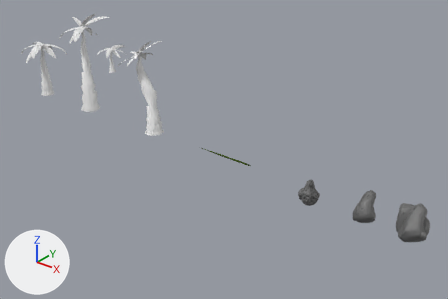
The Blender file Sources/morocco/props/plants/plants.blend, before and after one commit.
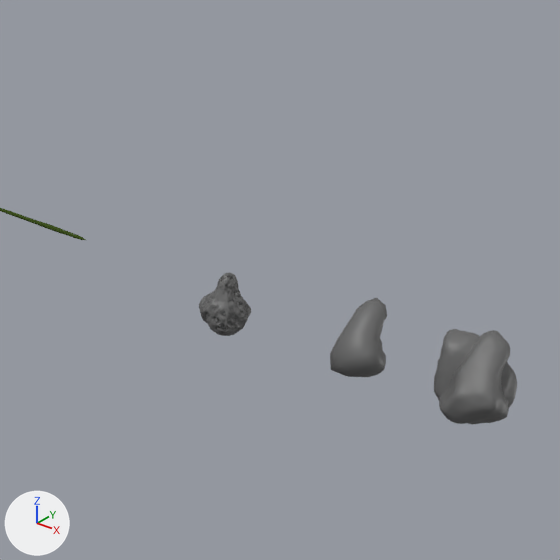
There are two pictures of each version: one whole from a 50 mm lens placed at (23.33, -16.08, 10.25), pointed at (9.3, 1.47, -0.63), one close up on the part from 48% to 100% of the width and 22% to 100% of the height. Lighting does not change. The marker at lower left points along +X, +Y and +Z. The last two pictures show the newer version.

In view in the first close-up: 'rock', 'rock.001', 'rock.002' and 1 more.
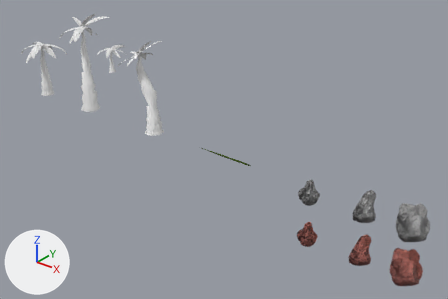
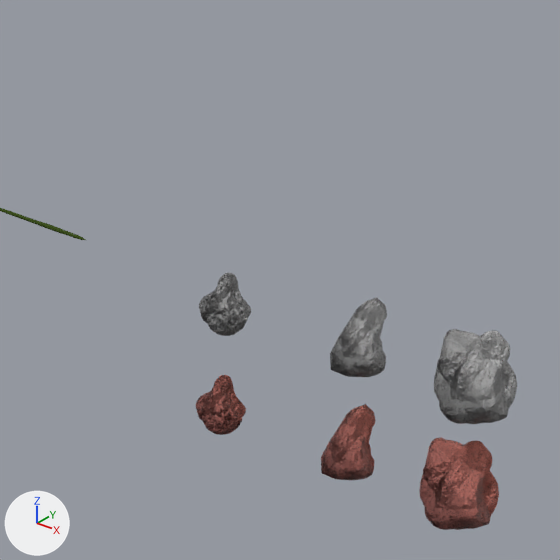
Commit message: improved rocks

Patch to the scene script:
```diff
--- a/Sources/morocco/props/plants/plants.blend.py
+++ b/Sources/morocco/props/plants/plants.blend.py
@@ mat_rock @@
 mat_rock = bpy.data.materials.new('rock')
-# nodes: BsdfPrincipled, OutputMaterial
-# colours: dark grey #676767
+# nodes: BsdfPrincipled, Bump, FloatCurve x2, Math, Mix x2, OutputMaterial, TexNoise, TexVoronoi x3, ValToRGB
+# colours: black #000000, white #ffffff, dark grey #323232
@@ mat_brownrock @@
+mat_brownrock = bpy.data.materials.new('brownrock')
+# nodes: BsdfPrincipled, Bump, FloatCurve, Math, Mix, OutputMaterial, TexNoise, TexVoronoi, ValToRGB
+# colours: brown #563431, pink #ff9b88, dark grey #323232
@@ me_rock_005 @@
+me_rock_005.from_pydata(...)  # 608 vertices, 1038 faces; spans x -0.525..0.494, y -0.512..0.522, z -0.595..0.595
+me_rock_005.polygons.foreach_set('use_smooth', [True] * 1038)
+me_rock_005.materials.append(mat_brownrock)
@@ me_rock_004 @@
+me_rock_004.from_pydata(...)  # 3074 vertices, 3072 faces; spans x -0.392..0.356, y -0.349..0.351, z -0.644..0.278
+me_rock_004.polygons.foreach_set('use_smooth', [True] * 3072)
+me_rock_004.materials.append(mat_brownrock)
@@ me_rock_003 @@
+me_rock_003.from_pydata(...)  # 98 vertices, 96 faces; spans x -0.285..0.448, y -0.46..0.355, z -0.521..0.507
+me_rock_003.polygons.foreach_set('use_smooth', [True] * 96)
+me_rock_003.materials.append(mat_brownrock)
@@ ob_rock_005 @@
+ob_rock_005 = bpy.data.objects.new('rock.005', me_rock_005)
+ob_rock_005.location = (17.76, 0.15, -1.77)
@@ ob_rock_004 @@
+ob_rock_004 = bpy.data.objects.new('rock.004', me_rock_004)
+ob_rock_004.location = (14.12, 0.15, -1.77)
@@ ob_rock_003 @@
+ob_rock_003 = bpy.data.objects.new('rock.003', me_rock_003)
+ob_rock_003.location = (16.15, 0.15, -1.77)
```

Changed parts and their boxes [x1, y1, x2, y2] in the close-ups (560 x 560 px):
'rock.002', surface changed
    both: [434, 329, 517, 424]
'rock.005', added (brown)
    after: [420, 438, 499, 530]
'rock.003', added (brown)
    after: [321, 404, 376, 480]
'rock.004', added (brown)
    after: [196, 375, 246, 435]
